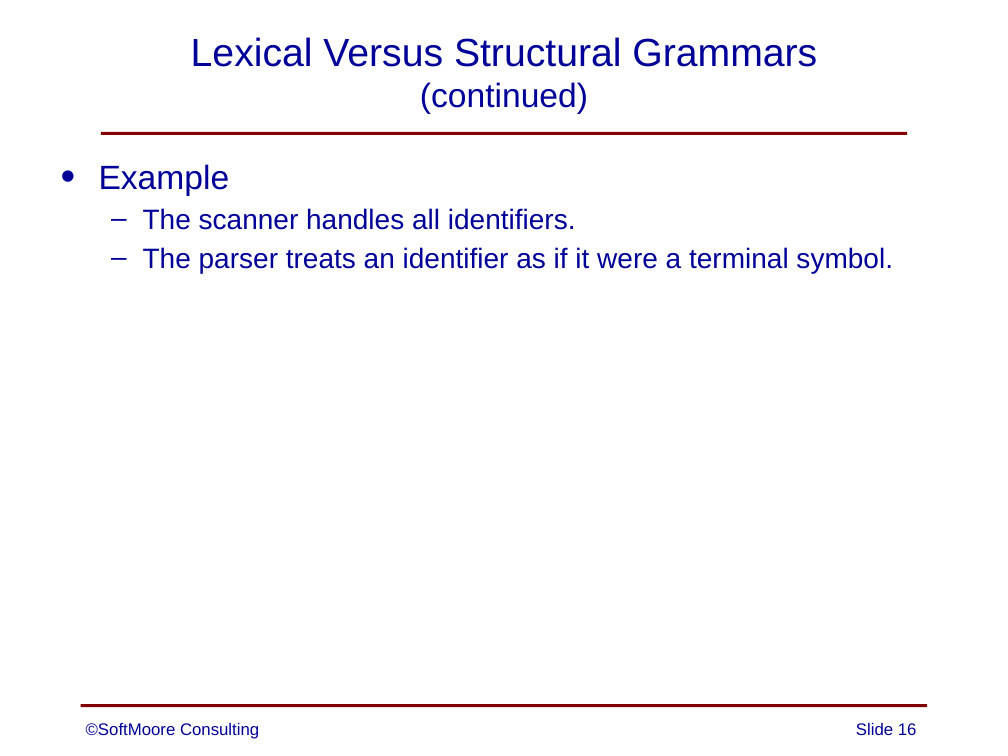
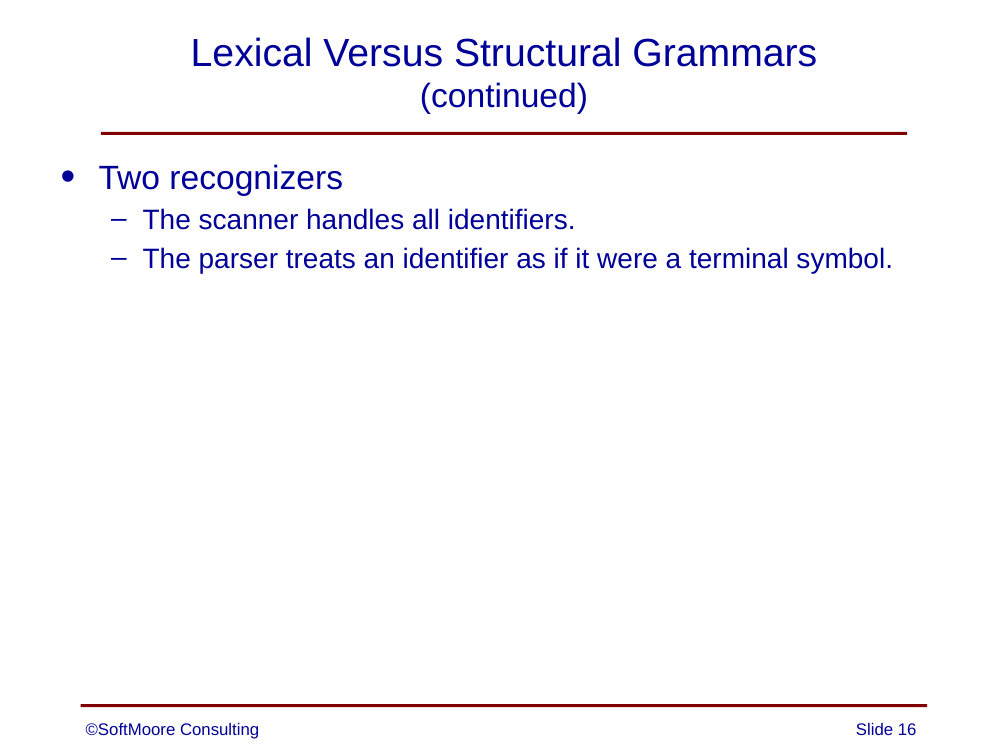
Before and after one commit to SoftMoore/CPRL, a slide deck: slide 16 of PowerPoint/03 - Context-Free Grammars.pptx. Drawn at 1008x756 pixels with LibreOffice and Linux fonts; fonts in the diff are those of the drawing. Boxes give left, top, right and bottom in pixels: in the first picture for what was removed or moved away, otherwise in the second. Text is boxed around its words. In the diff, an @@ line names an element or a change of style, - is before the commit and + after.

Commit message:
minor change to one slide

```diff
--- a/PowerPoint/03 - Context-Free Grammars.pptx
+++ b/PowerPoint/03 - Context-Free Grammars.pptx
@@ text at bbox=[99, 164, 343, 196]: text changed @@
-• Example
+• Two recognizers
```
